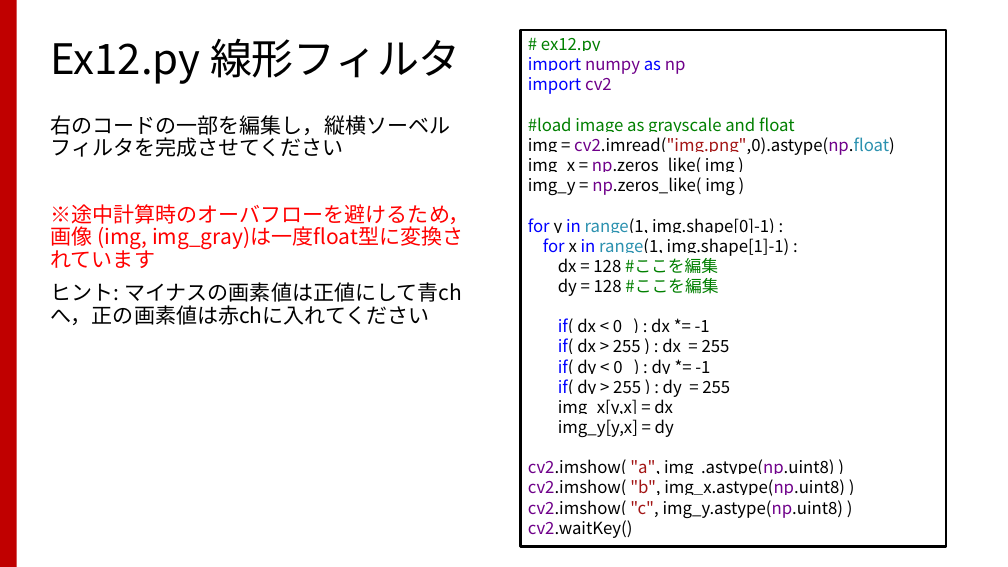
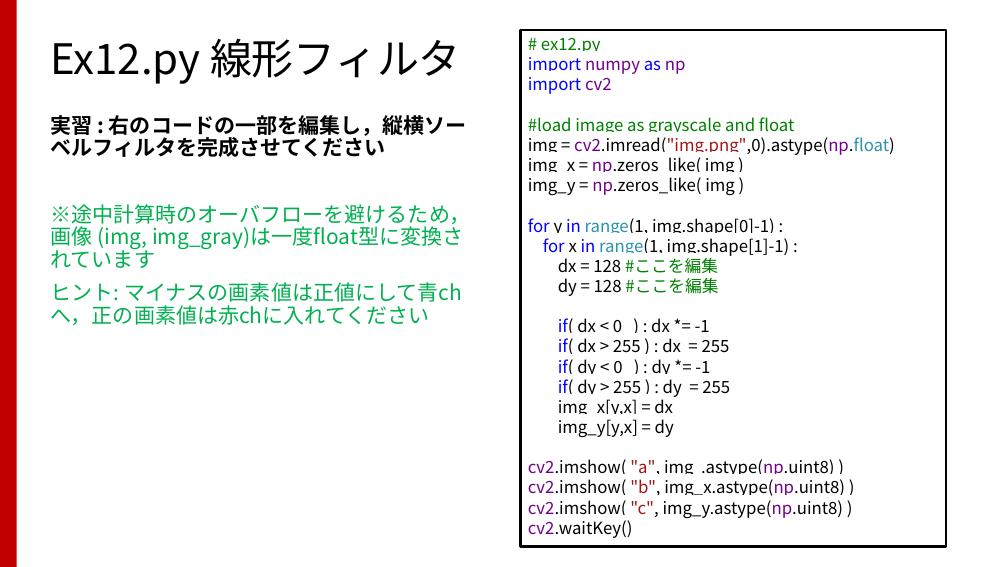
Before and after one commit to TakashiIjiri/TakashiIjiri.github.io, a slide deck: slide 23 of classes/dm2017/DigitalMedia2_13.pptx. Drawn at 1008x567 pixels with LibreOffice and Linux fonts; fonts in the diff are those of the drawing. Boxes give left, top, right and bottom in pixels: in the first picture for what was removed or moved away, otherwise in the second. Text is boxed around its words. In the diff, an @@ line names an element or a change of style, - is before the commit and + after.

```diff
--- a/classes/dm2017/DigitalMedia2_13.pptx
+++ b/classes/dm2017/DigitalMedia2_13.pptx
@@ text at box(51, 115, 467, 157): text changed; bold on @@
-右のコードの一部を編集し，縦横ソーベルフィルタを完成させてください
+実習 : 右のコードの一部を編集し，縦横ソーベルフィルタを完成させてください
@@ text at box(51, 204, 471, 325): text colour #FF0000 to #00B050 in "※途中計算時のオーバフローを避けるため，画像 (img, img_gray)は一度float型に変換されています"; text colour #000000 to #00B050 in "ヒント: マイナスの画素値は正値にして青chへ，正の画素値は赤chに入れてください" @@
```
Also in this commit, not shown: 11 other slides changed, 2 other files.
